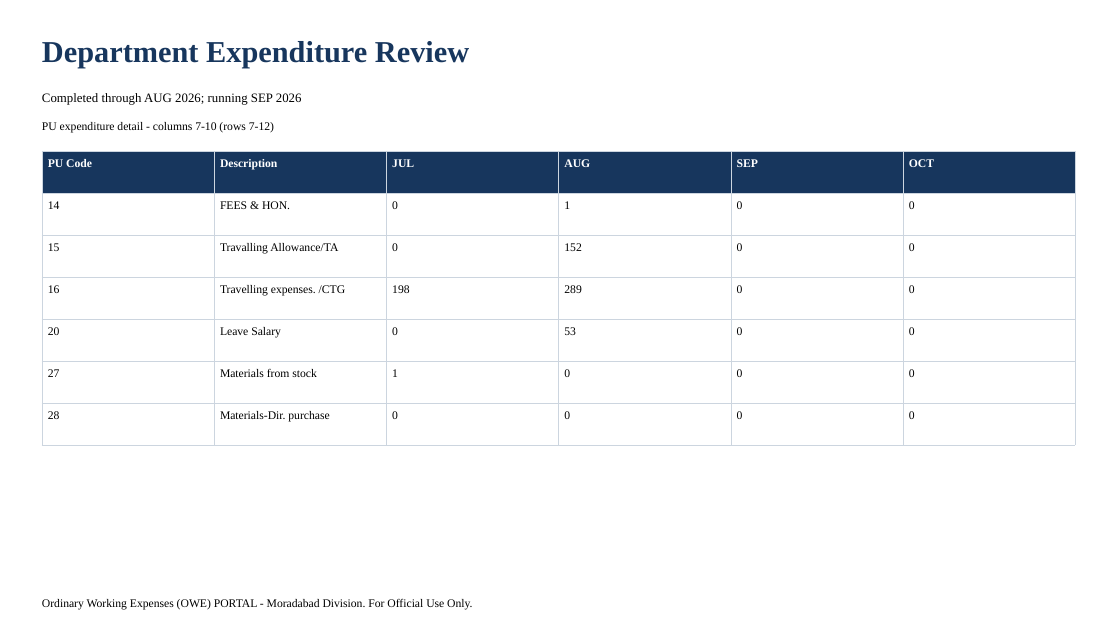
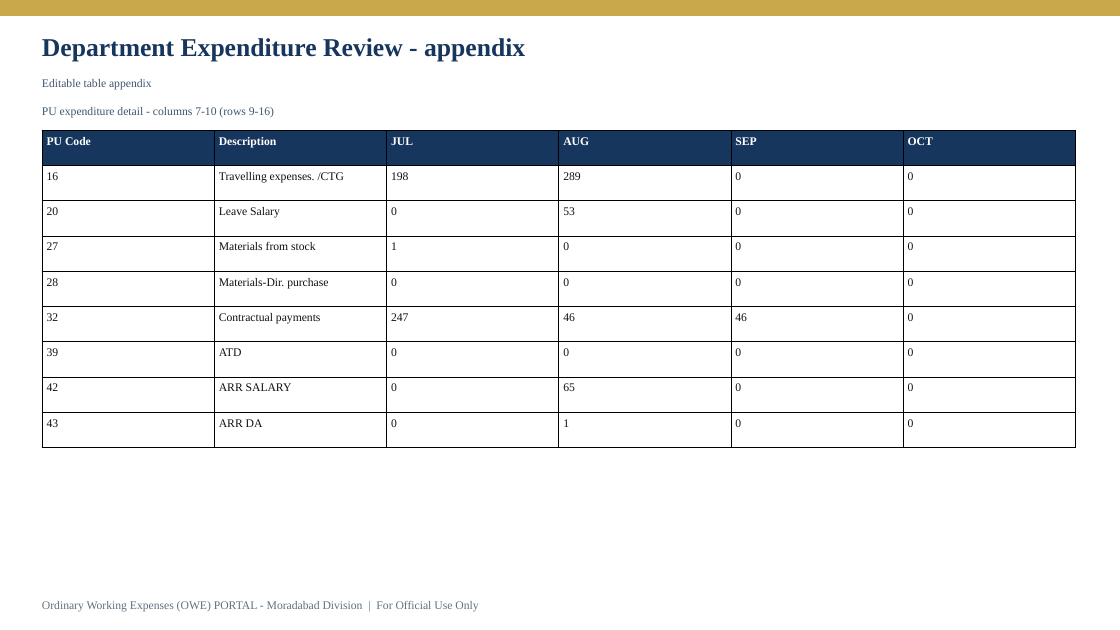
Before and after one commit to girishtiwari007/MBRLR, a slide deck: slide 9 of .export-validation/display/display.pptx. Drawn at 1120x630 pixels with LibreOffice and Linux fonts; fonts in the diff are those of the drawing. Boxes give left, top, right and bottom in pixels: in the first picture for what was removed or moved away, otherwise in the second. Text is boxed around its words. In the diff, an @@ line names an element or a change of style, - is before the commit and + after.

```diff
--- a/.export-validation/display/display.pptx
+++ b/.export-validation/display/display.pptx
@@ rectangle added at [0,0,1120,15], fill #C9A84C, outline #C9A84C 1 pt @@
@@ text at [42,38,525,61]: text changed; size 26 to 22 pt @@
-Department Expenditure Review
+Department Expenditure Review - appendix
@@ text added at [42,79,152,90], 10 pt, text #40566E @@
+Editable table appendix
@@ text at [42,107,274,118]: text changed; text colour #000000 to #40566E @@
-PU expenditure detail - columns 7-10 (rows 7-12)
+PU expenditure detail - columns 7-10 (rows 9-16)
@@ text removed at [42,93,302,105] @@
-Completed through AUG 2026; running SEP 2026
@@ table at [42,130,1075,431] @@
-row 2: 14 | FEES & HON. | 0 | 1 | 0 | 0
-row 3: 15 | Travalling Allowance/TA | 0 | 152 | 0 | 0
+row 6: 32 | Contractual payments | 247 | 46 | 46 | 0
+row 7: 39 | ATD | 0 | 0 | 0 | 0
+row 8: 42 | ARR SALARY | 0 | 65 | 0 | 0
+row 9: 43 | ARR DA | 0 | 1 | 0 | 0
@@ table: place and size @@
-table at [42,151,1075,426]
+table at [42,130,1075,431]
@@ text at [42,601,478,612]: text changed; text colour #000000 to #607080 @@
-Ordinary Working Expenses (OWE) PORTAL - Moradabad Division. For Official Use Only.
+Ordinary Working Expenses (OWE) PORTAL - Moradabad Division | For Official Use Only
```
Also in this commit, not shown: 17 other slides changed, 1 slide added, 5 slides removed, 5 other files.
